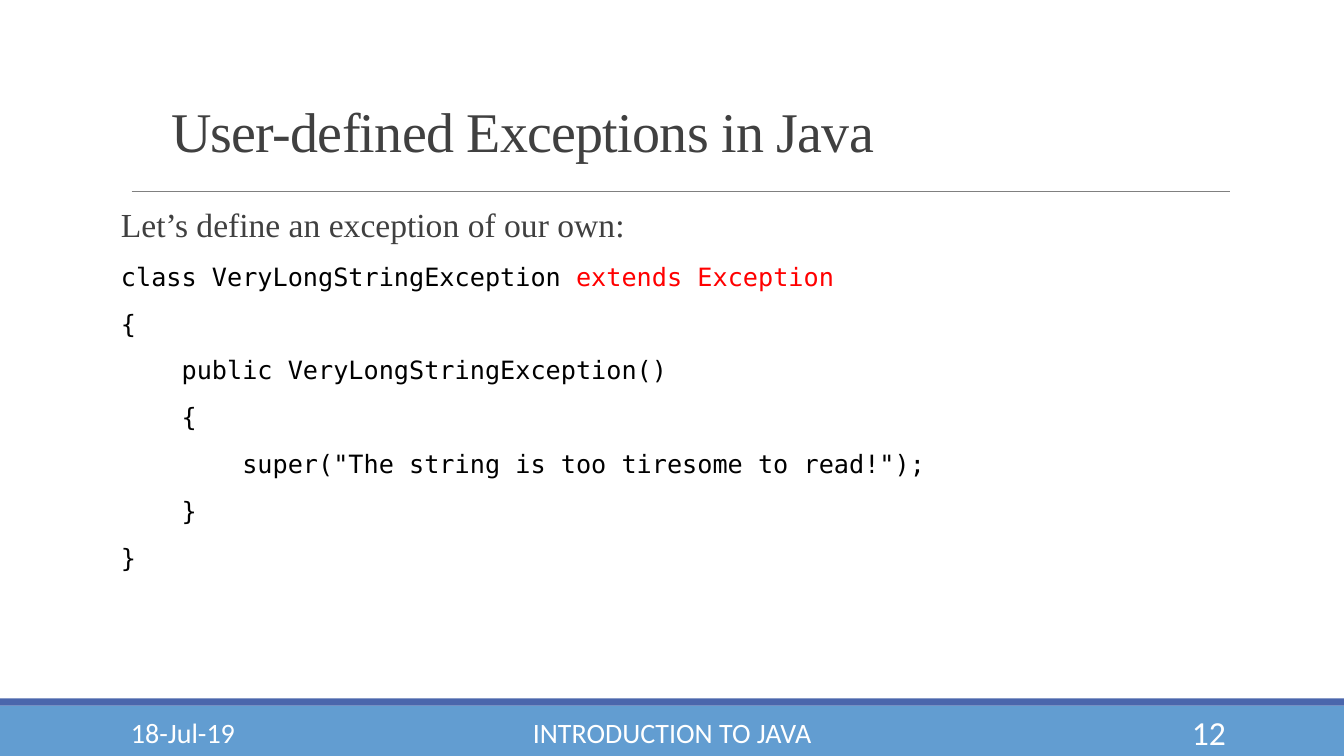
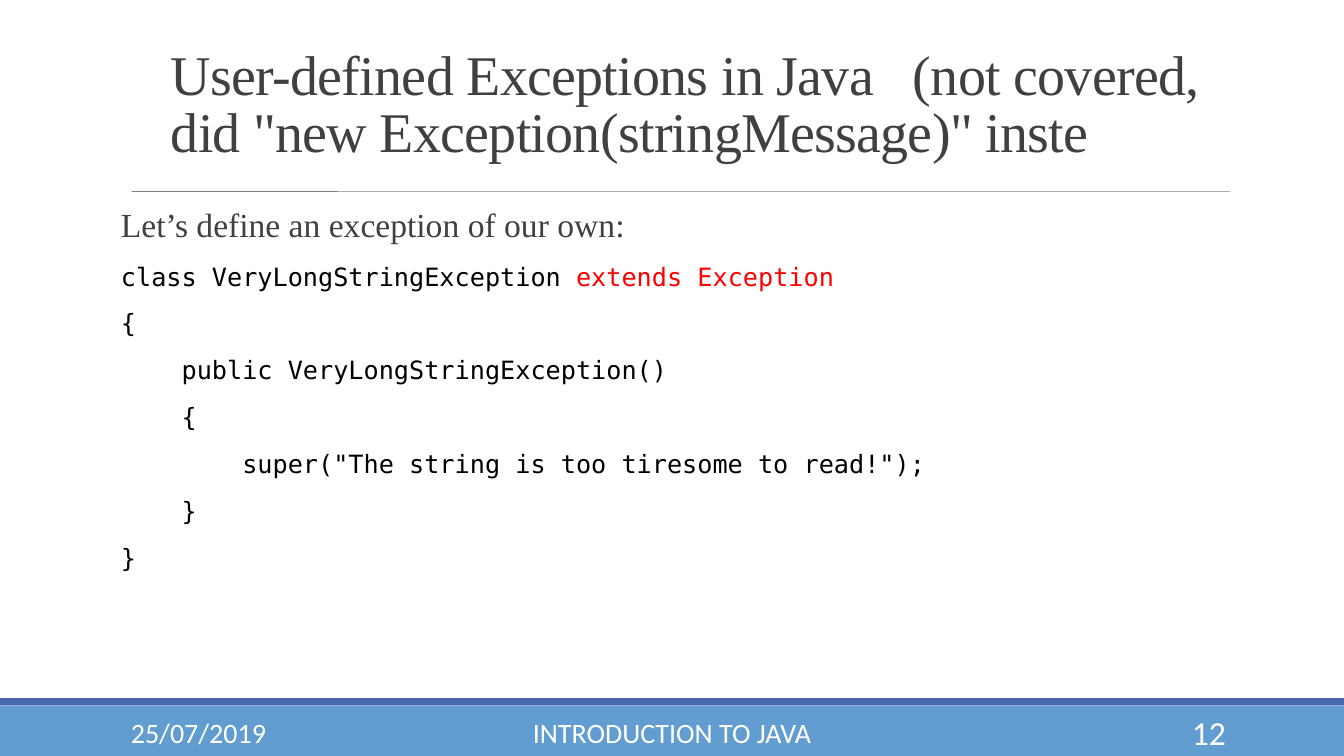
Before and after one commit to YashLele/JavaForWPU, a slide deck: slide 12 of Module 2A - Exception Handling.pptx. Drawn at 1344x756 pixels with LibreOffice and Linux fonts; fonts in the diff are those of the drawing; background and template pictures are left out. Boxes give left, top, right and bottom in pixels: in the first picture for what was removed or moved away, otherwise in the second. Text is boxed around its words. In the diff, an @@ line names an element or a change of style, - is before the commit and + after.

Commit message:
marked exceptions

```diff
--- a/Module 2A - Exception Handling.pptx
+++ b/Module 2A - Exception Handling.pptx
@@ text at [171, 55, 1199, 163]: text changed @@
-User-defined Exceptions in Java
+User-defined Exceptions in Java (not covered, did "new Exception(stringMessage)" inste
@@ line (132, 192) - (1230, 192): stroke #808080 0.5 pt to #808080 0.51 pt @@
@@ text at [131, 723, 266, 744]: text changed @@
-18-Jul-19
+25/07/2019
```
Also in this commit, not shown: 12 other slides changed.
